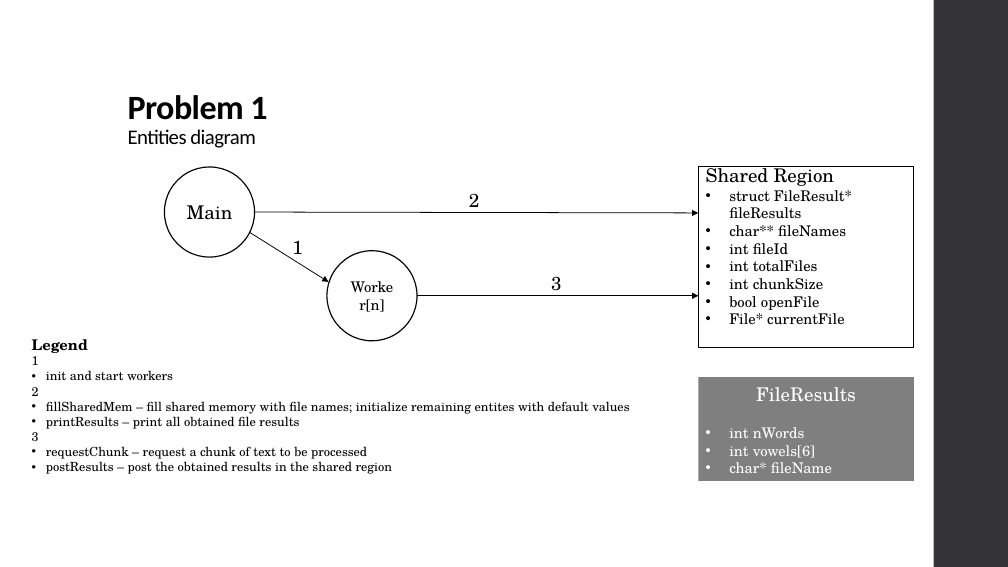
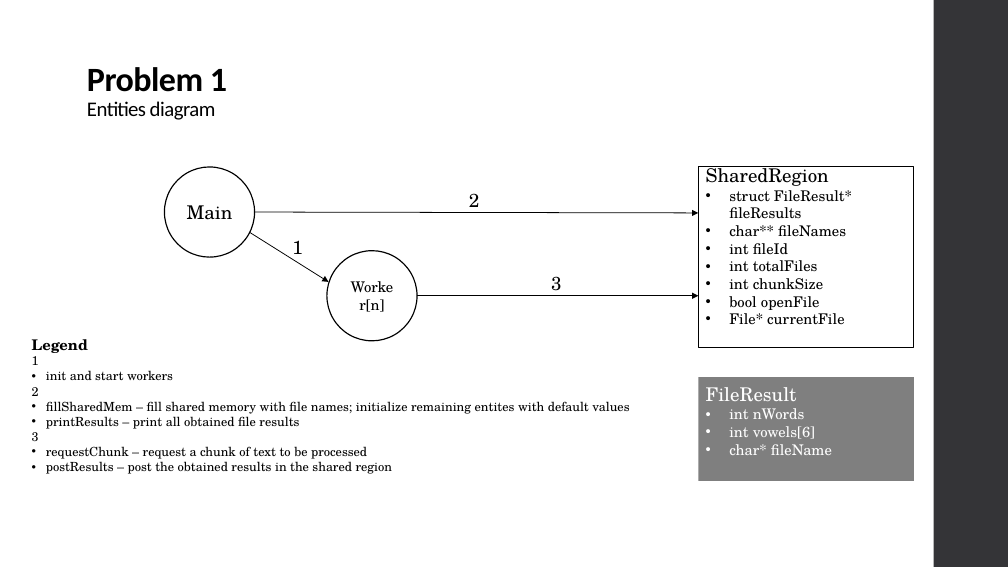
Before and after one commit to xL1fer/CLE_2022_2023, a slide deck: slide 2 of CLE1_T3G5/present.pptx. Drawn at 1008x567 pixels with LibreOffice and Linux fonts; fonts in the diff are those of the drawing. Boxes give left, top, right and bottom in pixels: in the first picture for what was removed or moved away, otherwise in the second. Text is boxed around its words. In the diff, an @@ line names an element or a change of style, - is before the commit and + after.

Commit message:
added more results to presentation

```diff
--- a/CLE1_T3G5/present.pptx
+++ b/CLE1_T3G5/present.pptx
@@ title "Problem 1 Entities diagram": place and size @@
-title "Problem 1 Entities diagram" at (128, 95, 267, 148)
+title "Problem 1 Entities diagram" at (87, 67, 227, 120)
@@ text in rectangle at (706, 166, 829, 186): spaces changed @@
-Shared Region
+SharedRegion
@@ text in rectangle at (706, 387, 832, 455): text added @@
+FileResult
+• int nWords
+• int vowels[6]
+• char* fileName
@@ text removed at (756, 387, 856, 401) @@
-FileResults
@@ text removed at (729, 427, 832, 473) @@
-• int nWords
-• int vowels[6]
-• char* fileName
```
Also in this commit, not shown: 5 other slides changed.
